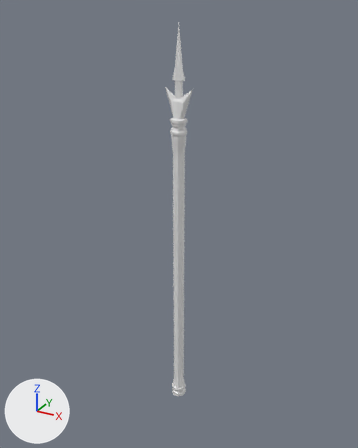
An edit to the FBX model Assets/Data/Prefab/2_Coeur/Lance.fbx, drawn before and after from the same camera.
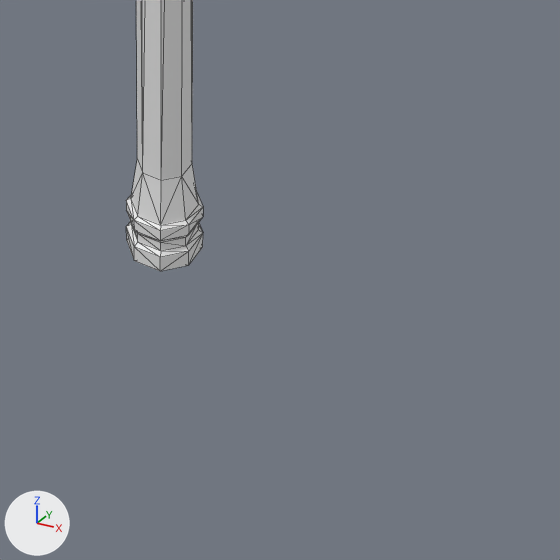
There are two pictures of each version: one whole from a camera (50 mm lens) standing at (1.399, -2.541, 2.637) and looking at (-0.042, 0.078, 1.327), one close up on the part from 42% to 70% of the width and 78% to 100% of the height. Every picture has the same lights, and +X, +Y and +Z are marked at lower left. The close-ups show mesh edges as thin lines. Where no turn or scale is listed for an object, it has been applied to the vertices.

Objects in the first close-up: 'Manche001'.
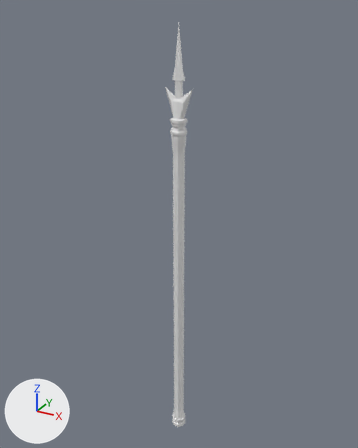
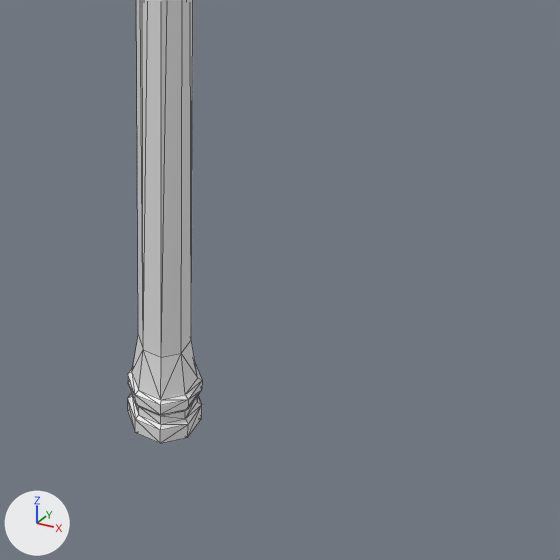
Where the change shows, as pixel boxes [x1, y1, x2, y2] in the close-ups (560 x 560 px):
```json
{"object": "Manche001", "change": "reshaped", "before": [126, 0, 203, 271], "after": [128, 0, 202, 443]}
```

Scene script edits in JSON lines:
```json
{"block": "me_mesh", "where": "me_mesh.from_pydata(...)  # 214 vertices, 424 faces; spans x -0.09..0.09, y -0.05..0.05, z -0.01..2.57"}
{"block": "me_mesh", "where": "# used by ob_manche001; location = (0.0, 0.0, 0.0)"}
{"block": "me_mesh", "change": "me_mesh part 1: all 73 vertices in x -0.05..0.05, y -0.05..0.05, z -0.01..0.14 are moved by (0.0, 0.0, -0.3)"}
```
